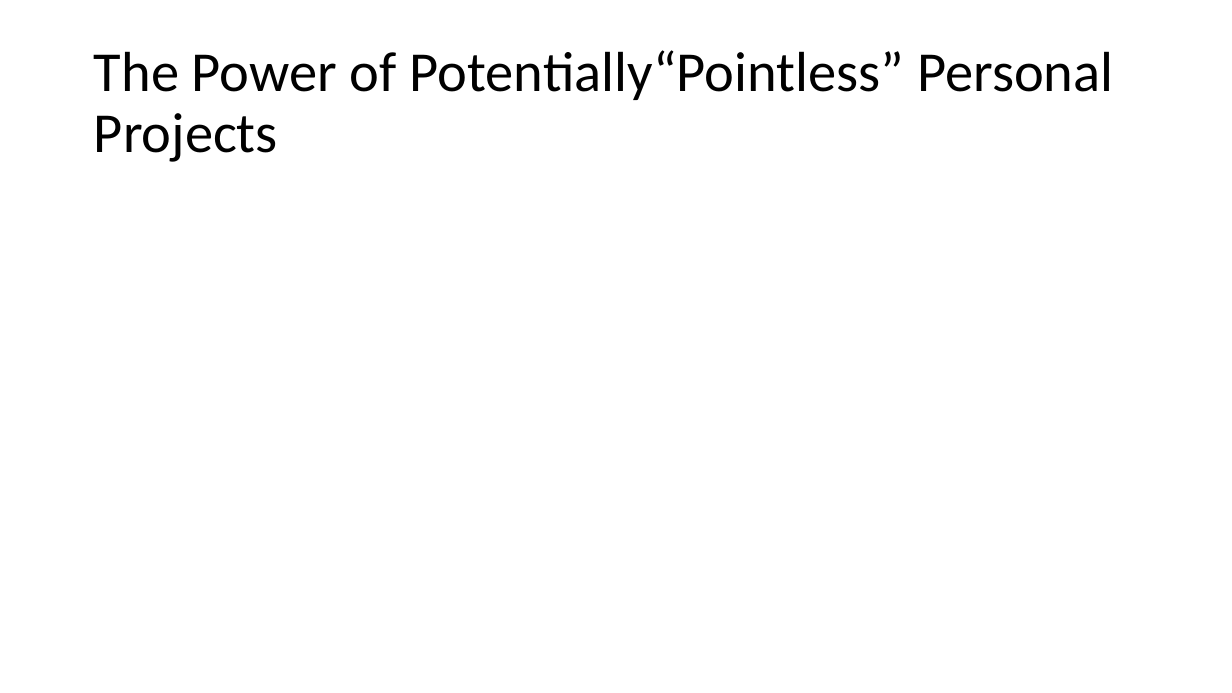
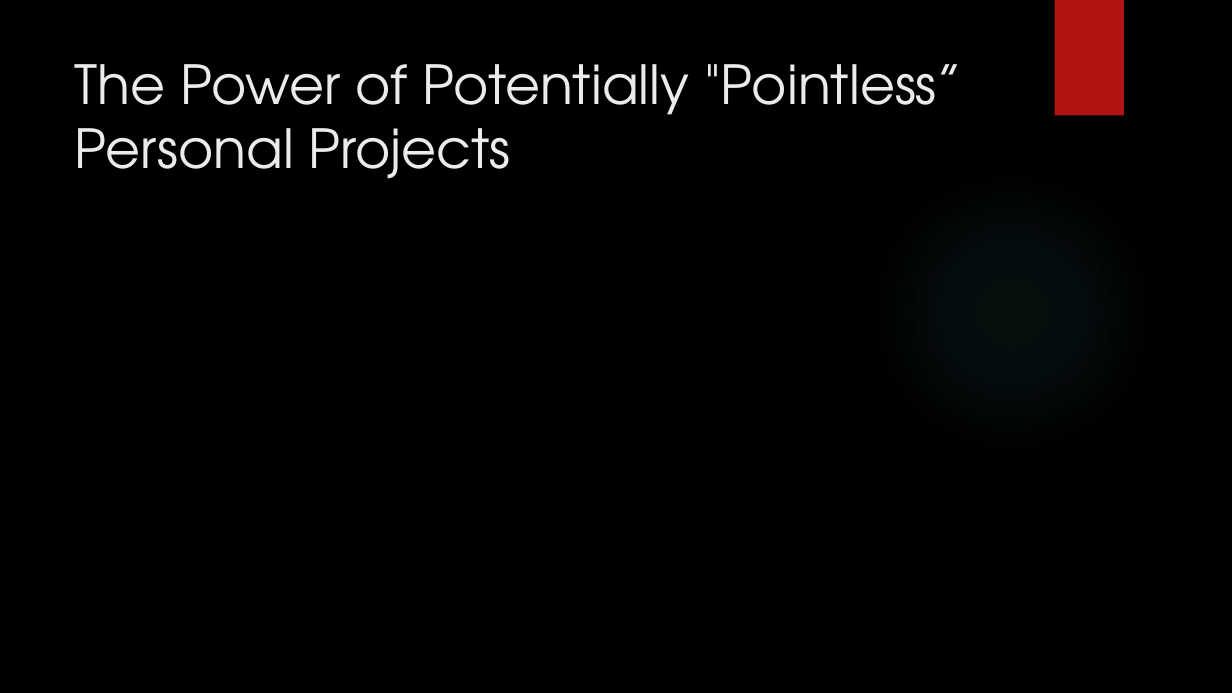
Before and after one commit to jaminologist/GopherLife, a slide deck: slide 2 of GopherLife.pptx. Drawn at 1232x693 pixels with LibreOffice and Linux fonts; fonts in the diff are those of the drawing; background and template pictures are left out. Boxes give left, top, right and bottom in pixels: in the first picture for what was removed or moved away, otherwise in the second. Text is boxed around its words. In the diff, an @@ line names an element or a change of style, - is before the commit and + after.

```diff
--- a/GopherLife.pptx
+++ b/GopherLife.pptx
@@ background #FFFFFF to picture (left out) @@
@@ rectangle added at box(1055, 0, 1124, 116), fill #B01513 @@
@@ title "The Power of Potentially "Pointless” ..." at box(75, 64, 963, 179): vertical alignment middle to top @@
@@ title at box(75, 64, 963, 179): text changed; size 44 to 42 pt; font Calibri to TeX Gyre Adventor; text colour #000000 to #EBEBEB @@
-The Power of Potentially“Pointless” Personal Projects
+The Power of Potentially "Pointless” Personal Projects
@@ ellipse added at box(870, 169, 1154, 454), fill gradient #50B9C1 @@
```
Also in this commit, not shown: 11 other slides changed, 10 slides added.
